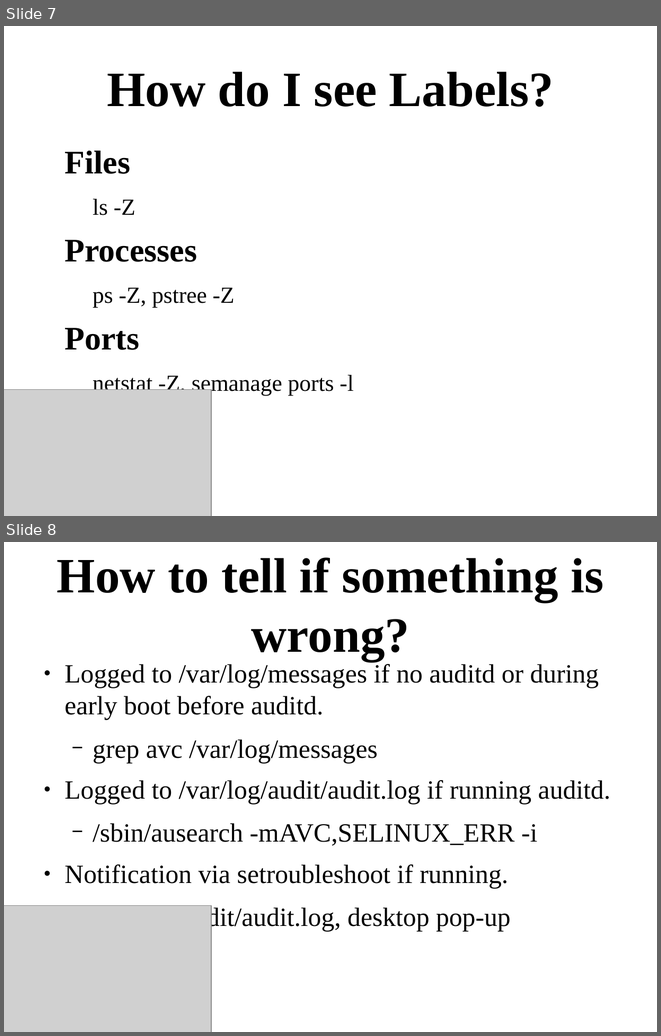
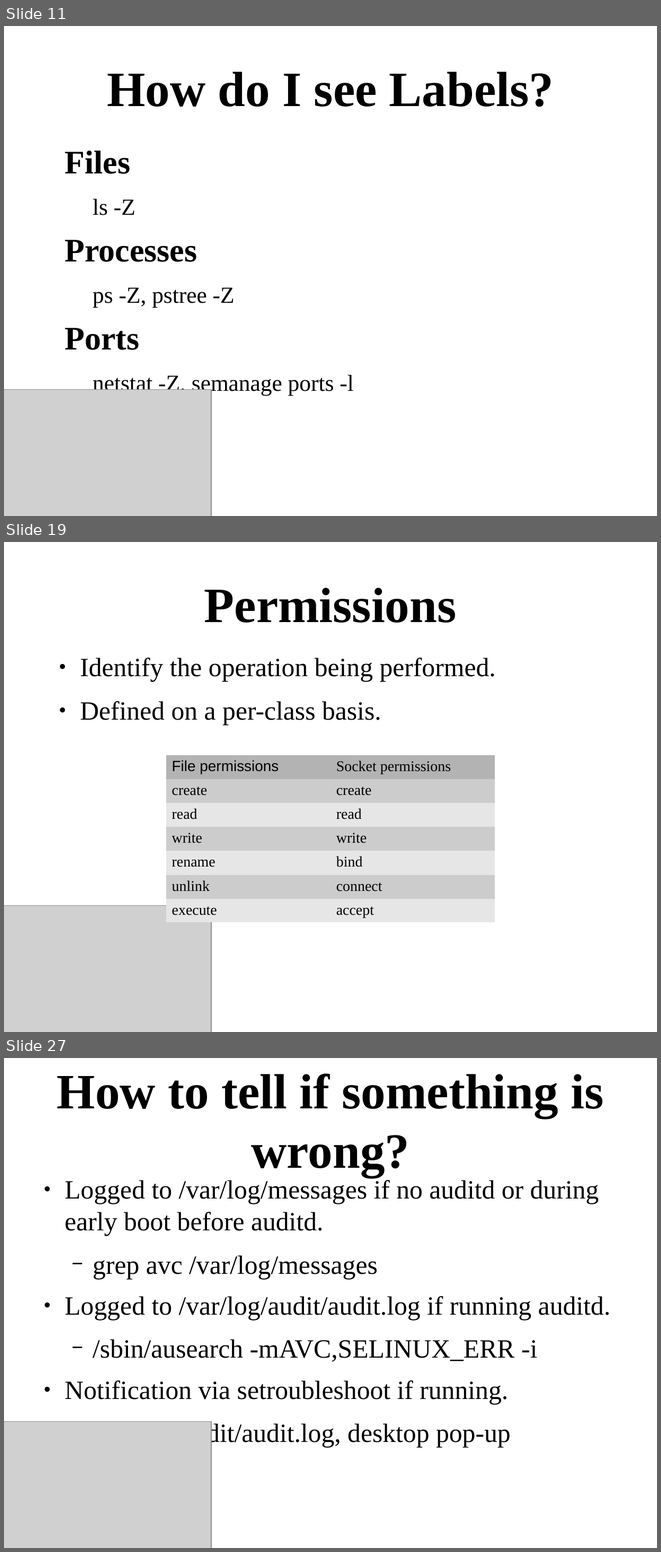
Before and after one commit to Frodox/SELinux-USNA-20150427, a slide deck: SELinux-USNA-20150427.odp. Shown one above the other, each under a label of ours: slides 7 and 8 before the commit, slides 11, 19 and 27 after it; the slides between them are not shown. The pictures are 661x1036 and 661x1552 pixels, drawn with LibreOffice and Linux fonts; fonts in the diff are those of the drawing; grey boxes stand for pictures. Boxes give left, top, right and bottom in pixels: in the first picture for what was removed or moved away, otherwise in the second. Text is boxed around its words. In the diff, an @@ line names an element or a change of style, - is before the commit and + after.

```diff
--- a/SELinux-USNA-20150427.odp
+++ b/SELinux-USNA-20150427.odp
@@ slide 19 added at (x1=4, y1=542, x2=657, y2=1032), background #FFFFFF @@
@@ title added at (x1=204, y1=588, x2=457, y2=623), 60 pt, text #000000, bold @@
+Permissions
@@ text added at (x1=80, y1=658, x2=496, y2=725), 32 pt, text #000000 @@
+● Identify the operation being performed.
+● Defined on a per-class basis.
@@ table added at (x1=166, y1=755, x2=496, y2=923), 7 rows, 2 columns @@
+File permissions | Socket permissions
+create | create
+read | read
+write | write
+rename | bind
+unlink | connect
+execute | accept
@@ picture added at (x1=4, y1=905, x2=211, y2=1032) @@
@@ what was slide 7 is now slide 11 @@
@@ what was slide 8 is now slide 27 @@
```
Also in this commit, not shown: 2 slides changed, 26 other slides added, 1 slide removed.
